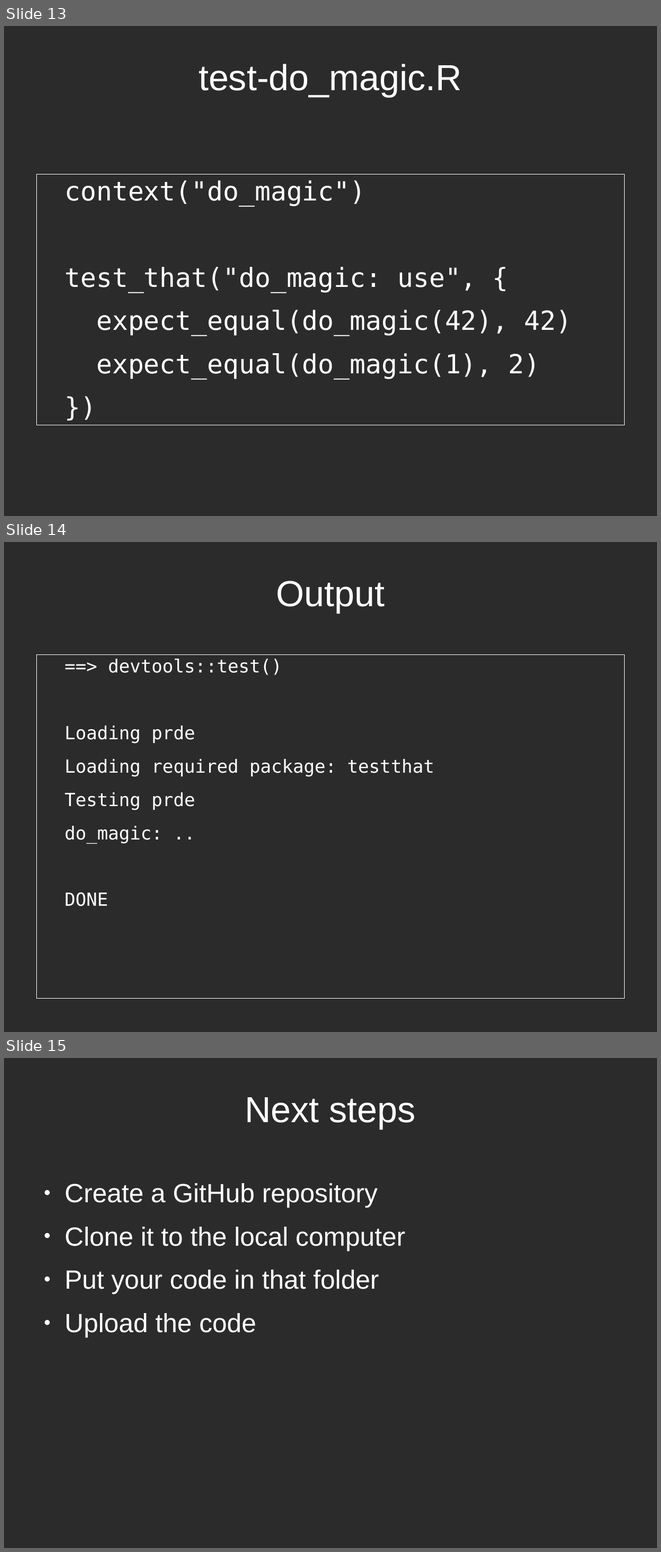
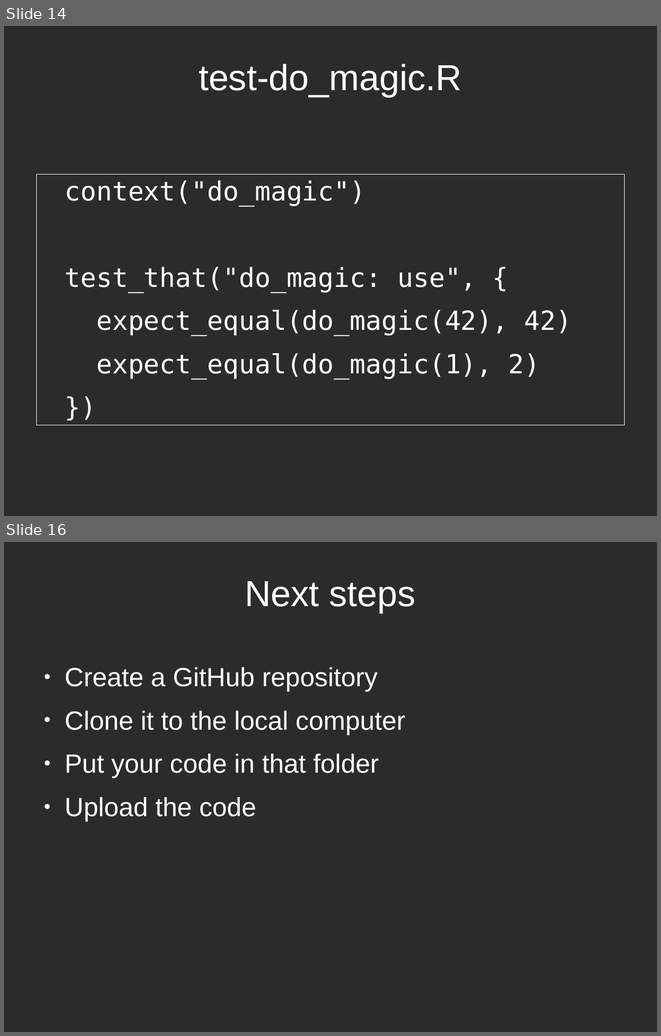
Before and after one commit to richelbilderbeek/PresentationsAboutR, a slide deck: ProfessionalRdevelopment/ProfessionalRDevelopment.odp. Shown one above the other, each under a label of ours: slides 13, 14 and 15 before the commit, slides 14 and 16 after it; the slides between them are not shown. The pictures are 661x1552 and 661x1036 pixels, drawn with LibreOffice and Linux fonts; fonts in the diff are those of the drawing; background and template pictures are left out; a plain dark background stands for a picture behind light text. Boxes give left, top, right and bottom in pixels: in the first picture for what was removed or moved away, otherwise in the second. Text is boxed around its words. In the diff, an @@ line names an element or a change of style, - is before the commit and + after.

```diff
--- a/ProfessionalRdevelopment/ProfessionalRDevelopment.odp
+++ b/ProfessionalRdevelopment/ProfessionalRDevelopment.odp
@@ slide 14 removed at (4, 542, 657, 1032), background picture (left out) @@
@@ title removed at (276, 581, 385, 612) @@
-Output
@@ text removed at (36, 654, 625, 998) @@
-==> devtools::test()
-Loading prde
-Loading required package: testthat
-Testing prde
-do_magic: ..
-DONE
@@ what was slide 13 is now slide 14 @@
@@ what was slide 15 is now slide 16 @@
```
Also in this commit, not shown: 4 slides changed, 2 slides added, 4 other files.
